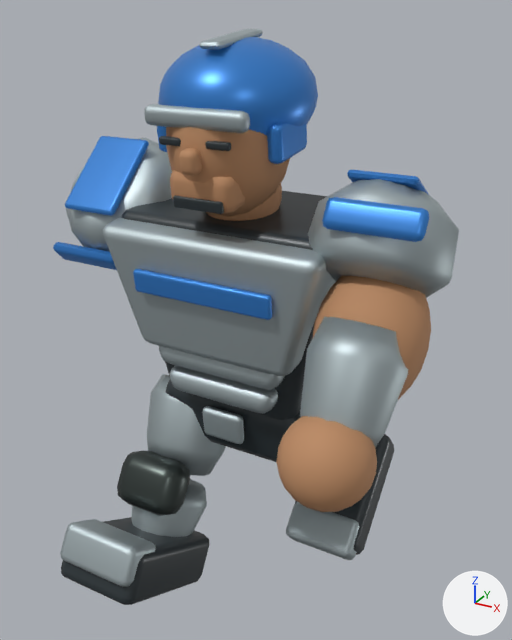
The glTF model public/assets/player-cyan.glb as it was, and as the next commit left it.
One viewpoint serves both versions: a camera (50 mm lens) standing at (1.073, -2.022, 2.046) and looking at (-0.008, -0.056, 1.063). The lights are fixed; the arrows at lower right show +X, +Y and +Z. The first picture is the older version. Both versions are drawn at frame 3 of the action 'Run'; the numbers are the values there.

The scene before the commit, as lines of its bpy script (objects in view):
```python
ob_boot = bpy.data.objects.new('Boot', me_cube_019)
ob_boot.parent = ob_leg__1
ob_boot.location = (0.0, -0.12, -0.65)
ob_boot_001 = bpy.data.objects.new('Boot.001', me_cube_024)
ob_boot_001.parent = ob_leg_1
ob_boot_001.location = (0.0, -0.12, -0.65)
ob_knee_guard = bpy.data.objects.new('Knee guard', me_cube_018)
ob_knee_guard.parent = ob_leg__1
ob_knee_guard.location = (0.0, -0.15, -0.39)
ob_shin = bpy.data.objects.new('Shin', me_shin)
ob_shin.parent = ob_leg__1
ob_shin.location = (0.0, -0.015, -0.52)
ob_silver_shoulder_pad = bpy.data.objects.new('Silver shoulder pad', me_silver_shoulder_pad)
ob_silver_shoulder_pad.parent = ob_arm__1
ob_silver_shoulder_pad.location = (-0.03, 0.0, -0.02)
ob_steel_toe = bpy.data.objects.new('Steel toe', me_cube_020)
ob_steel_toe.parent = ob_leg__1
ob_steel_toe.location = (0.0, -0.32, -0.61)
ob_steel_toe_001 = bpy.data.objects.new('Steel toe.001', me_cube_025)
ob_steel_toe_001.parent = ob_leg_1
ob_steel_toe_001.location = (0.0, -0.32, -0.61)
# also in view: 'Team breast stripe' at (0.0, -0.41, 1.285); 'Jaw' at (0.0, -0.333, 1.586); 'Shoulder team band.001' at (0.5, -0.369, 1.565); 'Brow guard' at (0.0, -0.402, 1.779); 'Breastplate' at (0.0, -0.223, 1.256)
```
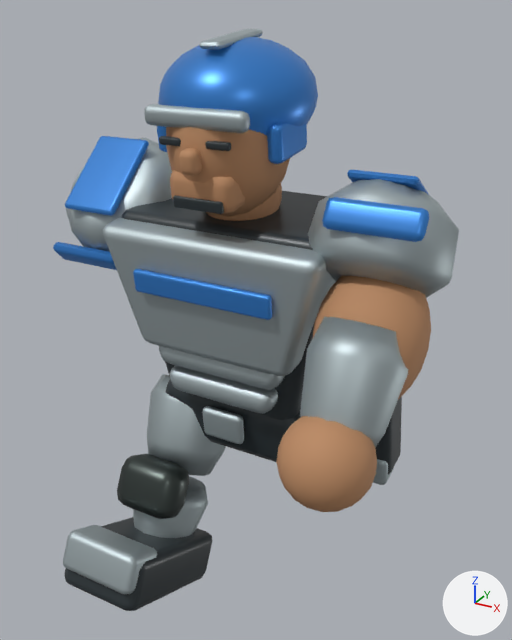
Commit message: Articulate Blender athlete knees during running

What differs and where, as boxes (x1, y1, x2, y2) in the pictures (512 x 640 px):
```json
{"object": "Boot", "change": "moved", "before": [61, 517, 209, 605], "after": [65, 517, 212, 611]}
{"object": "Steel toe", "change": "moved", "before": [60, 519, 156, 587], "after": [63, 525, 157, 594]}
{"object": "Knee guard", "change": "moved", "before": [117, 451, 190, 516], "after": [117, 454, 189, 519]}
{"object": "Steel toe.001", "change": "moved", "before": [286, 502, 359, 560], "after": [373, 459, 394, 485]}
{"object": "Boot.001", "change": "moved", "before": [289, 434, 394, 555], "after": [375, 396, 402, 475]}
{"object": "Shin", "change": "moved", "before": [132, 479, 207, 537], "after": [133, 476, 208, 538]}
```

Edits to the scene script, one JSON object a line:
```json
{"op": "set", "path": "ob_boot_001.parent", "old": "ob_leg_1", "new": "ob_knee_1"}
{"op": "set", "path": "ob_boot_001.location", "old": "(0.0, -0.12, -0.65)", "new": "(0.0, -0.12, -0.28)"}
{"op": "set", "path": "ob_steel_toe_001.parent", "old": "ob_leg_1", "new": "ob_knee_1"}
{"op": "set", "path": "ob_steel_toe_001.location", "old": "(0.0, -0.32, -0.61)", "new": "(0.0, -0.32, -0.24)"}
{"op": "set", "path": "ob_boot.parent", "old": "ob_leg__1", "new": "ob_knee__1"}
{"op": "set", "path": "ob_boot.location", "old": "(0.0, -0.12, -0.65)", "new": "(0.0, -0.12, -0.28)"}
{"op": "set", "path": "ob_knee_guard.parent", "old": "ob_leg__1", "new": "ob_knee__1"}
{"op": "set", "path": "ob_knee_guard.location", "old": "(0.0, -0.15, -0.39)", "new": "(0.0, -0.15, -0.02)"}
{"op": "set", "path": "ob_shin.parent", "old": "ob_leg__1", "new": "ob_knee__1"}
{"op": "set", "path": "ob_shin.location", "old": "(0.0, -0.015, -0.52)", "new": "(0.0, -0.015, -0.15)"}
{"op": "set", "path": "ob_steel_toe.parent", "old": "ob_leg__1", "new": "ob_knee__1"}
{"op": "set", "path": "ob_steel_toe.location", "old": "(0.0, -0.32, -0.61)", "new": "(0.0, -0.32, -0.24)"}
{"op": "add", "block": "ob_knee__1", "code": ["ob_knee__1 = bpy.data.objects.new('Knee_-1', None)", "ob_knee__1.parent = ob_leg__1", "ob_knee__1.location = (0.0, 0.0, -0.37)", "ob_knee__1.rotation_euler = (0.08, 0.0, 0.0)  # degrees (4.6, 0, 0)"]}
{"op": "add", "block": "ob_knee_1", "code": ["ob_knee_1 = bpy.data.objects.new('Knee_1', None)", "ob_knee_1.parent = ob_leg_1", "ob_knee_1.location = (0.0, 0.0, -0.37)", "ob_knee_1.rotation_euler = (1.02, 0.0, 0.0)  # degrees (58, 0, 0)"]}
```
